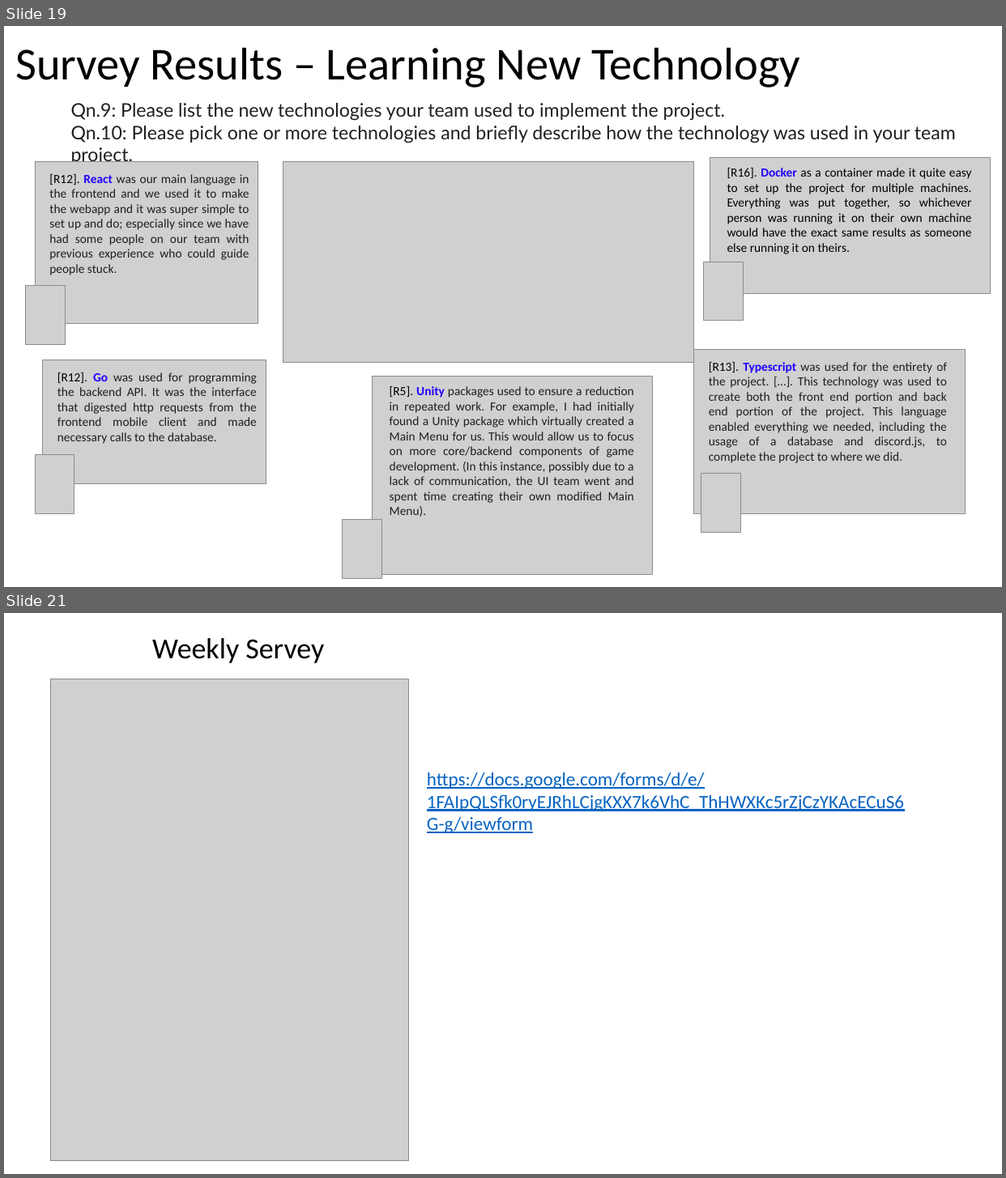
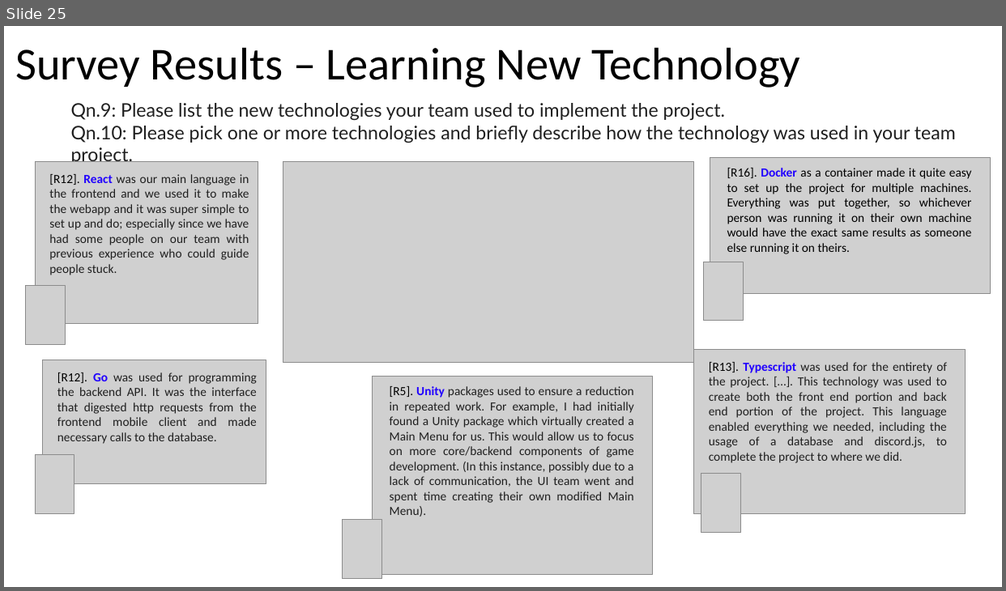
Before and after one commit to johnxu21/johnxu21.github.io, a slide deck: teaching/CS472/Timetable/Survey_Presentation.pptx. Shown one above the other, each under a label of ours: slides 19 and 21 before the commit, slide 25 after it; the slides between them are not shown. The pictures are 1006x1178 and 1006x591 pixels, drawn with LibreOffice and Linux fonts; fonts in the diff are those of the drawing; grey boxes stand for pictures. Boxes give left, top, right and bottom in pixels: in the first picture for what was removed or moved away, otherwise in the second. Text is boxed around its words. In the diff, an @@ line names an element or a change of style, - is before the commit and + after.

```diff
--- a/teaching/CS472/Timetable/Survey_Presentation.pptx
+++ b/teaching/CS472/Timetable/Survey_Presentation.pptx
@@ slide 21 removed at box(4, 613, 1002, 1174), background #FFFFFF @@
@@ text removed at box(152, 638, 324, 663) @@
-Weekly Servey
@@ picture removed at box(50, 679, 408, 1161) @@
@@ text removed at box(427, 773, 904, 833) @@
-https://docs.google.com/forms/d/e/1FAIpQLSfk0ryEJRhLCjgKXX7k6VhC_ThHWXKc5rZjCzYKAcECuS6G-g/viewform
@@ what was slide 19 is now slide 25 @@
```
Also in this commit, not shown: 12 slides changed, 9 slides added, 1 other file.
